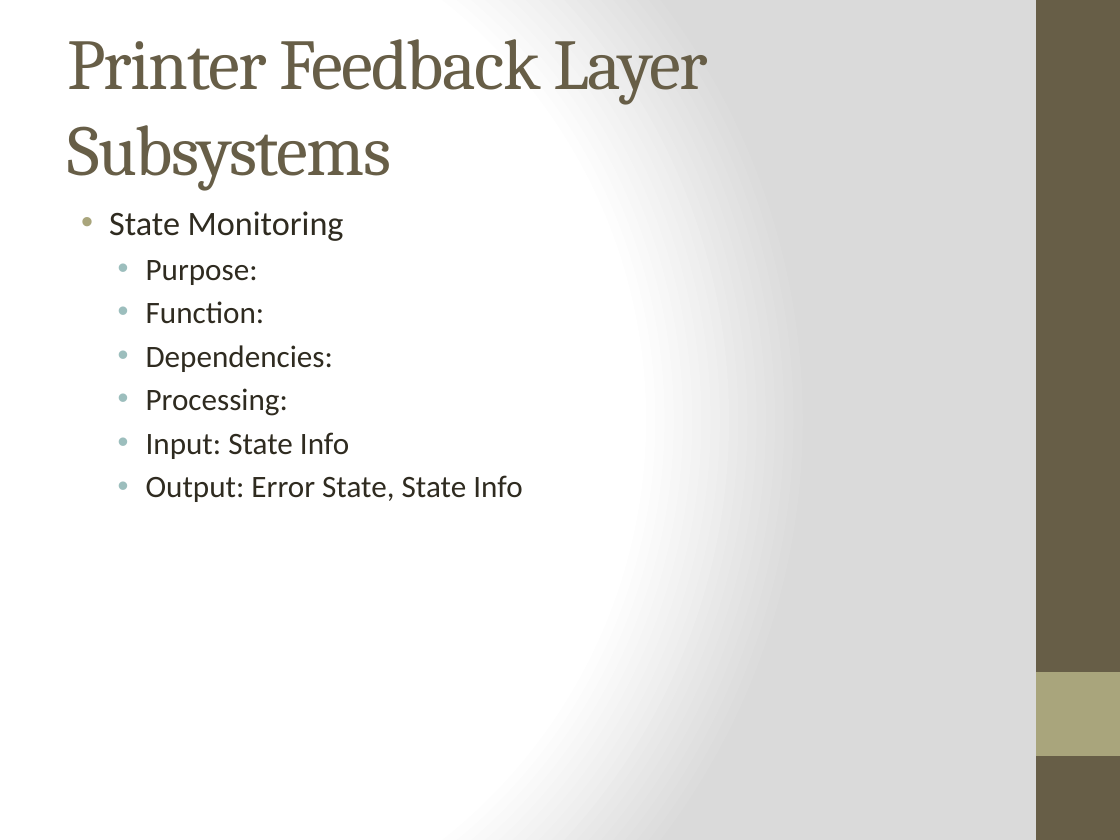
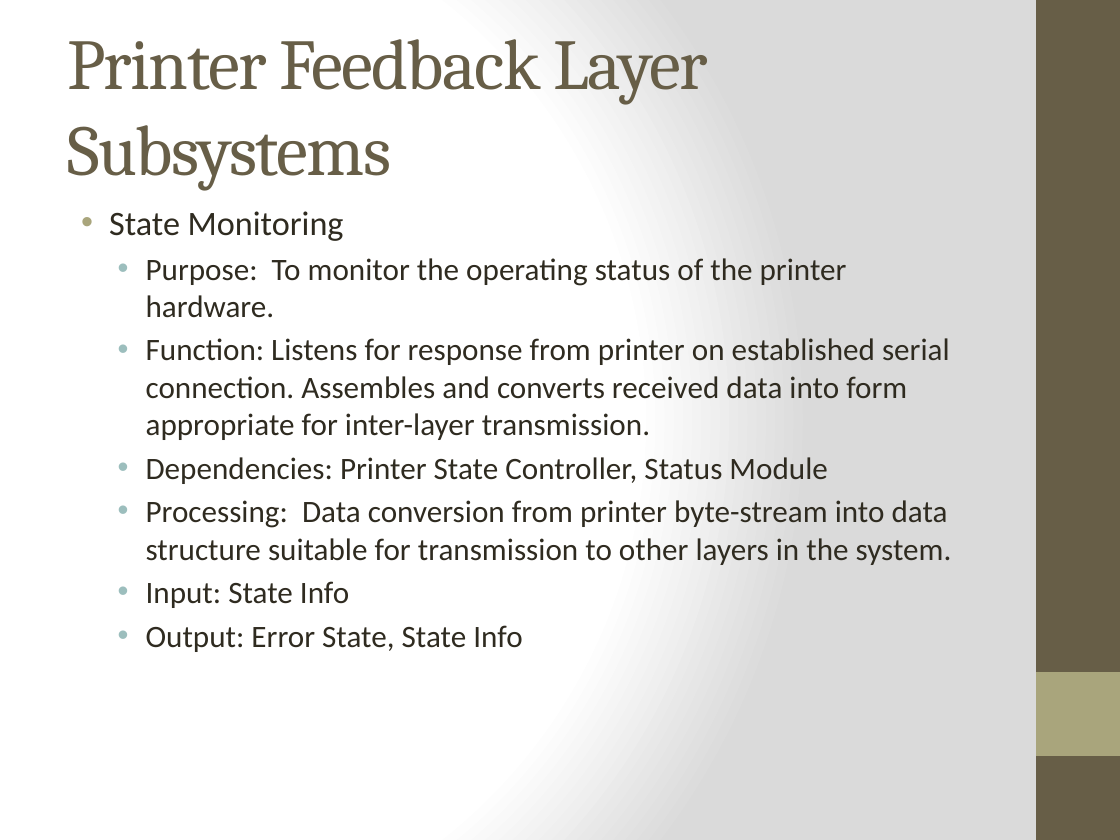
Before and after one commit to qpHalcy0n/SRDesign, a slide deck: slide 25 of ADS Gate Review/Team Ink3d ADS.pptx. Drawn at 1120x840 pixels with LibreOffice and Linux fonts; fonts in the diff are those of the drawing. Boxes give left, top, right and bottom in pixels: in the first picture for what was removed or moved away, otherwise in the second. Text is boxed around its words. In the diff, an @@ line names an element or a change of style, - is before the commit and + after.

Commit message:
Filled in Physical/Printer Feedback
Added information in ADS Presentation.

```diff
--- a/ADS Gate Review/Team Ink3d ADS.pptx
+++ b/ADS Gate Review/Team Ink3d ADS.pptx
@@ text at (146, 258, 952, 565): text changed @@
-  • Purpose:
-  • Function:
-  • Dependencies:
-  • Processing:
+  • Purpose: To monitor the operating status of the printer hardware.
+  • Function: Listens for response from printer on established serial connection. Assembles and converts received data into form appropriate for inter-layer transmission.
+  • Dependencies: Printer State Controller, Status Module
+  • Processing: Data conversion from printer byte-stream into data structure suitable for transmission to other layers in the system.
```
Also in this commit, not shown: 2 other slides changed.
